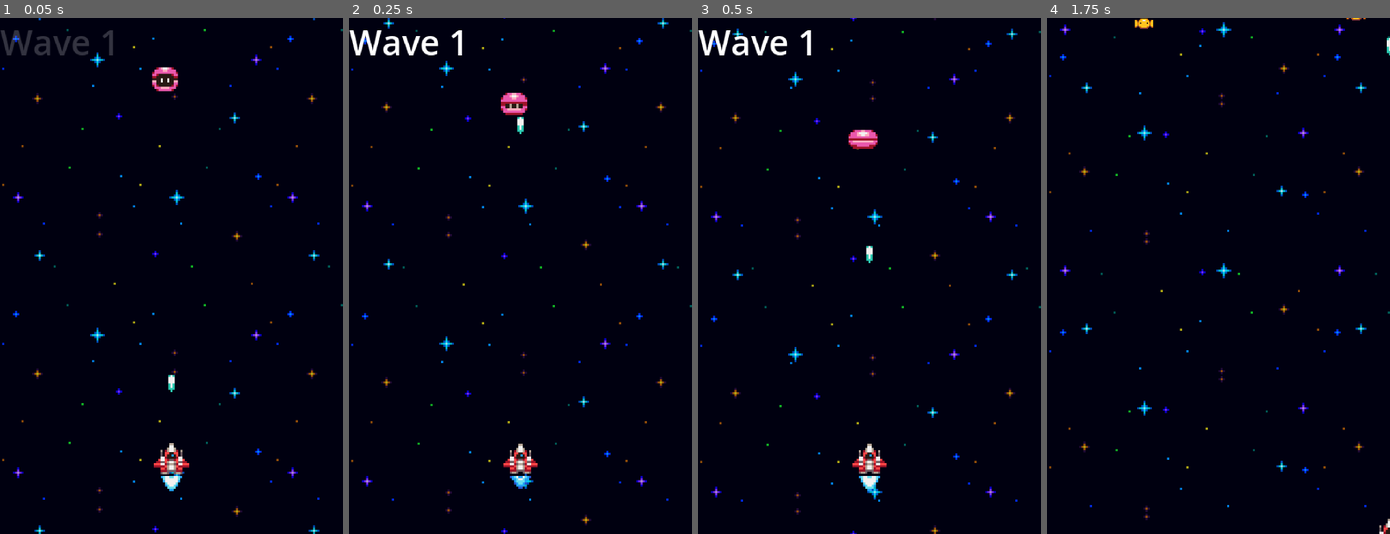
Above: before the commit, frames 1-4 (left to right).
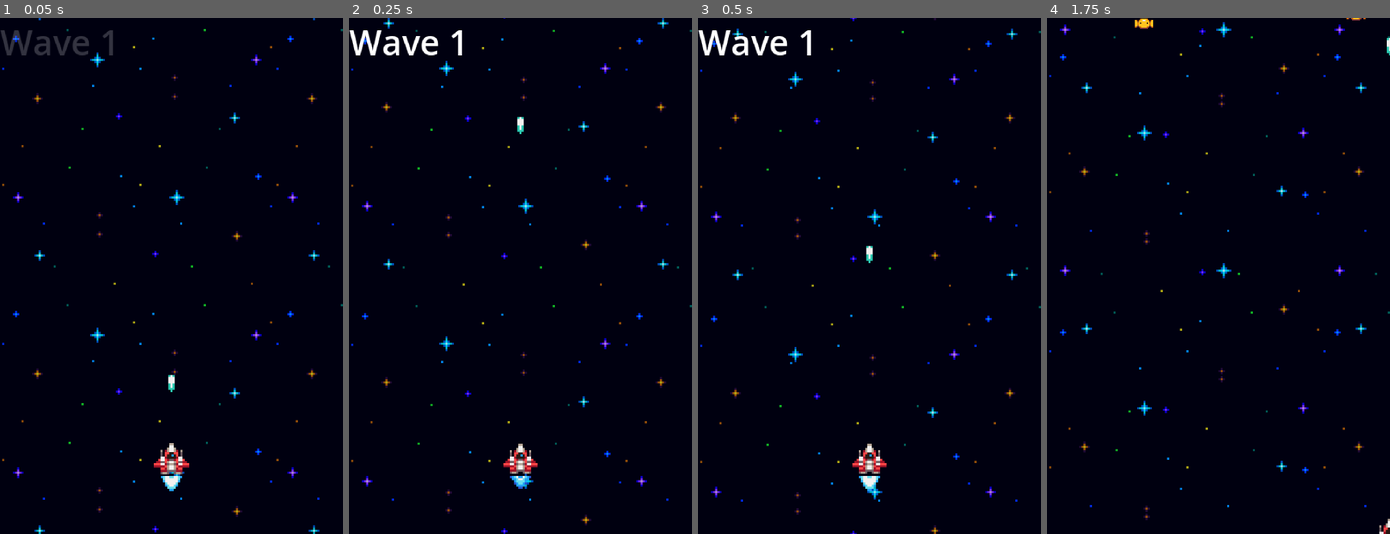
Above: after the commit, the same moments.

Repository: Nicolasult/SpaceShooterPOC
Game: Godot game, scene res://level_a.tscn
The game is run twice, just before and just after one commit, with the same random seed, the same clock (stepped at 60 frames per second) and the same inputs.
Inputs:
- Up to frame 1 (0.05 s): no input
- Up to frame 2 (0.25 s): no input
- Up to frame 3 (0.5 s): no input
- Up to frame 4 (1.75 s): hold Right (ui_right) 0.53-1.28 s; hold Down (ui_down) from 1.28 s (still down)

The runs differ from the first frame. In frame 1, 0.3% of the frame differs, in the area x 44-52%, y 9-15%; in frame 2, 0.3%; in frame 3, 0.3%; in frame 4, nothing differs.

Commit message:
add level info script and resources

Diff:
--- a/content/collectibles/emerald.tscn
+++ b/content/collectibles/emerald.tscn
@@ -74,4 +74,4 @@
 autoplay = "default"
 
 [node name="CollisionPolygon2D" type="CollisionPolygon2D" parent="."]
-polygon = PackedVector2Array(-3, -11, -11, -3, -11, 2, -3, 11, 3, 11, 11, 3, 11, -3, 3, -11)
+polygon = PackedVector2Array(-3, -11, -11, -3, -11, 3, -3, 11, 3, 11, 11, 3, 11, -3, 3, -11)
--- /dev/null
+++ b/content/ui/LevelAInfo.tres
@@ -0,0 +1,10 @@
+[gd_resource type="Resource" script_class="LevelInfo" load_steps=2 format=3 uid="uid://cxnrgvnukjpv8"]
+
+[ext_resource type="Script" uid="uid://bx2a55eka3v4o" path="res://content/ui/level_info.gd" id="1_5i2nl"]
+
+[resource]
+script = ExtResource("1_5i2nl")
+title = "Level"
+description = ""
+unlocked = true
+metadata/_custom_type_script = "uid://bx2a55eka3v4o"
--- /dev/null
+++ b/content/ui/LevelBInfo.tres
@@ -0,0 +1,10 @@
+[gd_resource type="Resource" script_class="LevelInfo" load_steps=2 format=3 uid="uid://ci8nwht37cm63"]
+
+[ext_resource type="Script" uid="uid://bx2a55eka3v4o" path="res://content/ui/level_info.gd" id="1_315es"]
+
+[resource]
+script = ExtResource("1_315es")
+title = "Level"
+description = ""
+unlocked = true
+metadata/_custom_type_script = "uid://bx2a55eka3v4o"
--- /dev/null
+++ b/content/ui/LevelCInfo.tres
@@ -0,0 +1,10 @@
+[gd_resource type="Resource" script_class="LevelInfo" load_steps=2 format=3 uid="uid://yb2bpm5pyyo4"]
+
+[ext_resource type="Script" uid="uid://bx2a55eka3v4o" path="res://content/ui/level_info.gd" id="1_s8iwn"]
+
+[resource]
+script = ExtResource("1_s8iwn")
+title = "Level"
+description = ""
+unlocked = true
+metadata/_custom_type_script = "uid://bx2a55eka3v4o"
--- /dev/null
+++ b/content/ui/level_info.gd
@@ -0,0 +1,8 @@
+extends Resource
+class_name LevelInfo
+
+@export var title: String = "Level"
+@export var scene: PackedScene
+@export var thumbnail: Texture2D
+@export_multiline var description: String = ""
+@export var unlocked: bool = true
--- a/level_a.tscn
+++ b/level_a.tscn
@@ -10,7 +10,6 @@
 [ext_resource type="PackedScene" uid="uid://dht6gjcl43n1b" path="res://content/player/player.tscn" id="6_va7m1"]
 [ext_resource type="Resource" uid="uid://l0yycois2ihy" path="res://gameplay/spawning/level_a/wave_a4/wave4.tres" id="7_sx5to"]
 [ext_resource type="PackedScene" uid="uid://2g5gt6cvs7mi" path="res://content/effects/space_background.tscn" id="7_w3qxq"]
-[ext_resource type="PackedScene" uid="uid://c5g81ilur4ywa" path="res://content/enemies/purple_enemy.tscn" id="10_f0rif"]
 [ext_resource type="PackedScene" uid="uid://qkqmthai0gcw" path="res://content/ui/hud_health.tscn" id="11_np7es"]
 
 [node name="LevelA" type="Node2D"]
@@ -42,7 +41,3 @@
 
 [node name="Player" parent="." instance=ExtResource("6_va7m1")]
 position = Vector2(80, 205)
-
-[node name="PurpleEnemy" parent="." instance=ExtResource("10_f0rif")]
-position = Vector2(77, 26)
-coin_scene = null
Not shown, added: content/ui/level_info.gd.uid
Not shown: 1 places in level_a.tscn that only renumber resources
